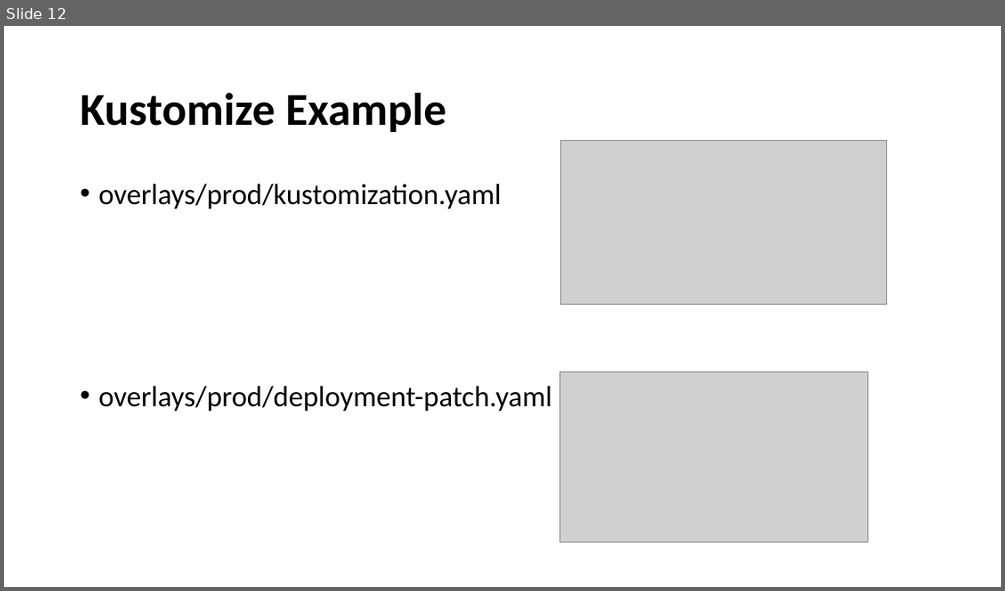
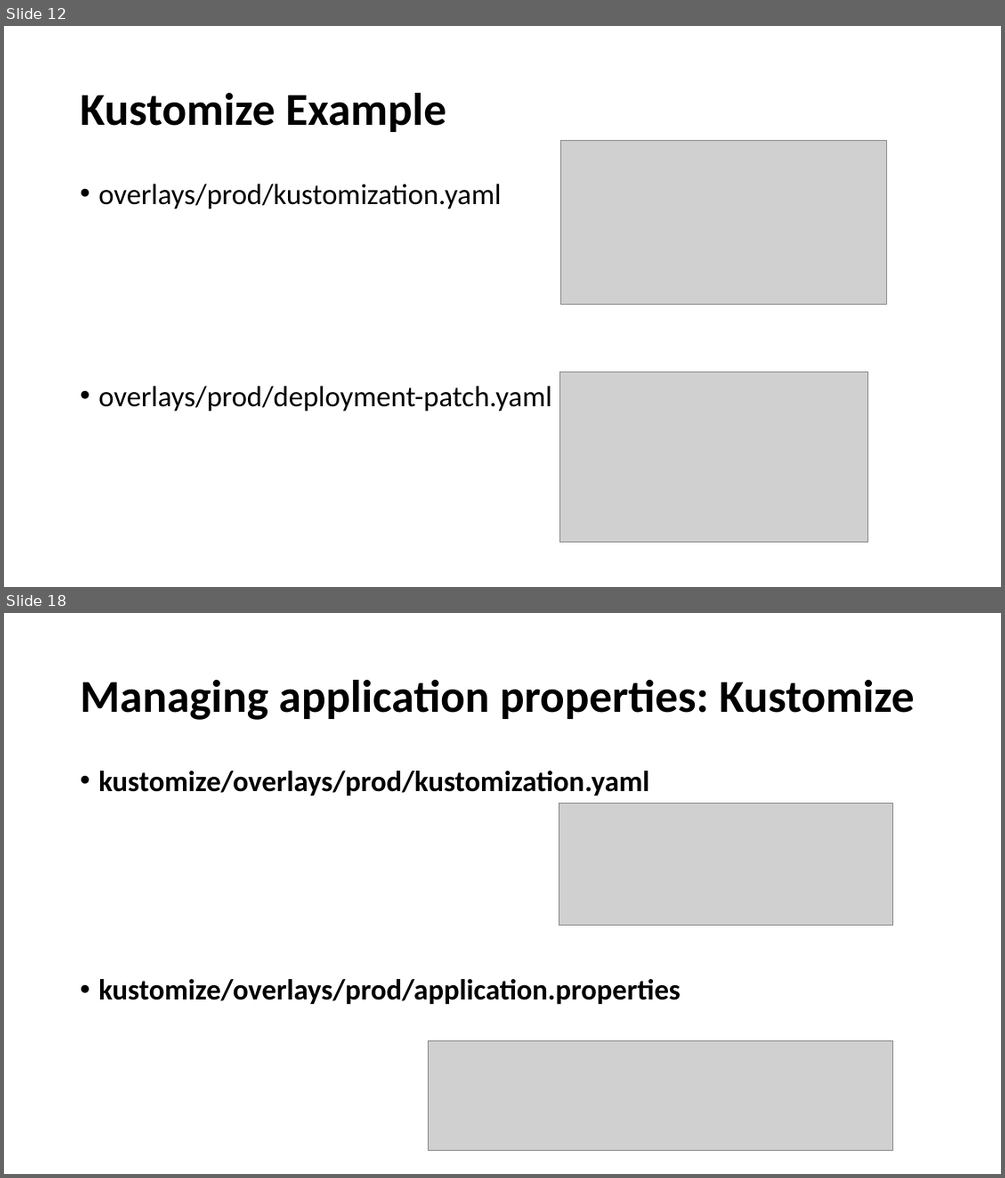
Before and after one commit to LasriReda/Slides, a slide deck: Helm vs Kustomize.pptx. Shown one above the other, each under a label of ours: slide 12 before the commit, slides 12 and 18 after it; the slides between them are not shown. The pictures are 1005x591 and 1005x1178 pixels, drawn with LibreOffice and Linux fonts; fonts in the diff are those of the drawing; grey boxes stand for pictures. Boxes give left, top, right and bottom in pixels: in the first picture for what was removed or moved away, otherwise in the second. Text is boxed around its words. In the diff, an @@ line names an element or a change of style, - is before the commit and + after.

```diff
--- a/Helm vs Kustomize.pptx
+++ b/Helm vs Kustomize.pptx
@@ slide 18 added at <box>4,613,1001,1174</box>, background #FFFFFF @@
@@ title added at <box>80,680,914,720</box>, 44 pt, text #000000, bold @@
+Managing application properties: Kustomize
@@ text added at <box>98,771,680,1004</box>, 28 pt, text #000000, bold @@
+• kustomize/overlays/prod/kustomization.yaml
+• kustomize/overlays/prod/application.properties
@@ picture added at <box>558,803,893,925</box> @@
@@ picture added at <box>428,1041,893,1151</box> @@
```
Also in this commit, not shown: 8 other slides added.
